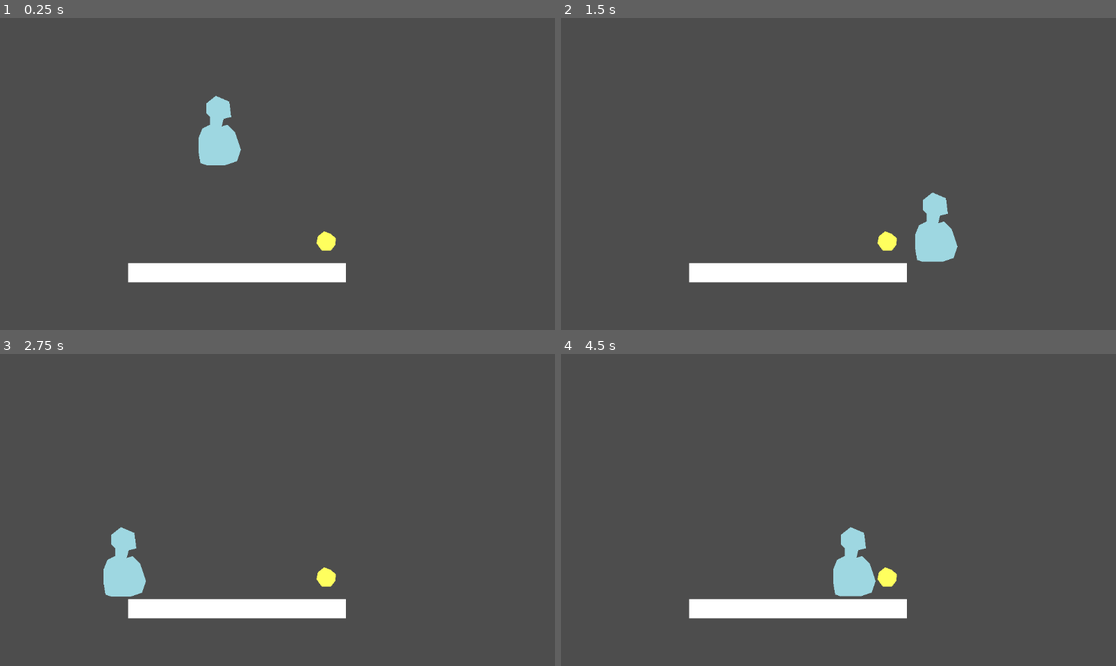
Above: before the commit, frames 1-4 (two rows, left to right).
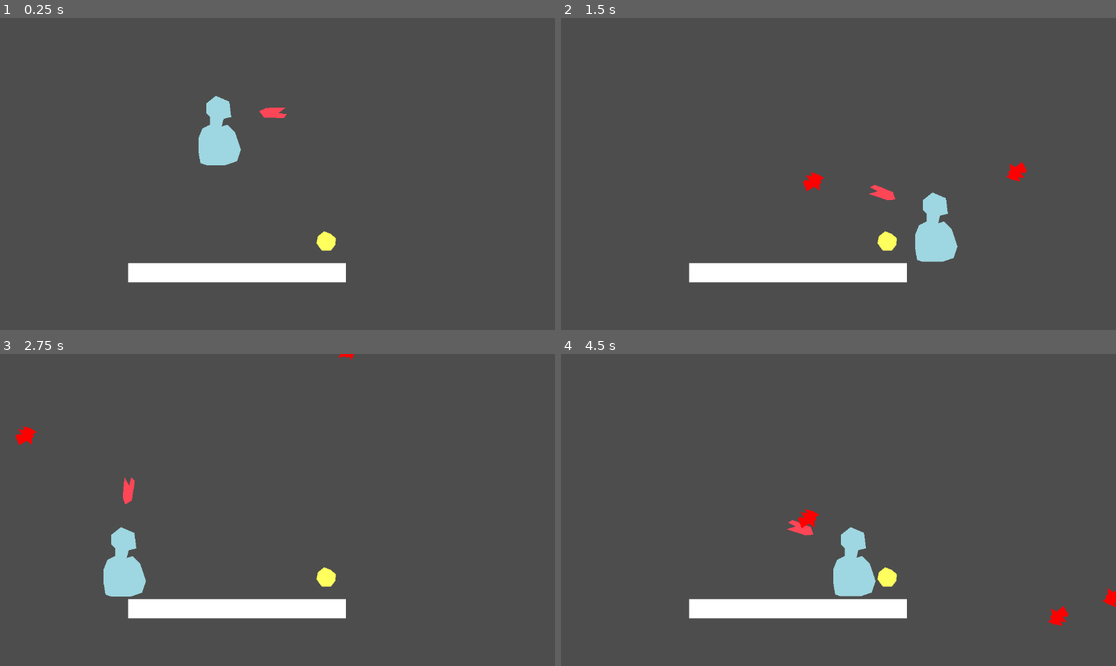
Above: after the commit, the same moments.

Repository: KarlJungtow/Minijam_icecream
Game: Godot game, scene res://scenes/test_level.tscn
Same seed, same stepped clock (60 frames per second), same inputs: the game is played once before the commit and once after it.
Inputs (mouse positions are in pixels of both pictures, inside the frame that each line leads up to):
- Up to frame 1 (0.25 s): no input
- Up to frame 2 (1.5 s): move the mouse to (960, 158) at 0.52 s; press the mouse at (960, 158) at 0.53 s; hold D (move-right) from 0.53 s (still down); tap W (jump) at 0.77 s; move the mouse to (727, 189) at 1.27 s; release the mouse at (727, 189) at 1.28 s; click (727, 189) at 1.35 s
- Up to frame 3 (2.75 s): tap W (jump) at 1.52 s; move the mouse to (333, 441) at 2.02 s; release D (move-right) at 2.03 s; press the mouse at (333, 441) at 2.03 s; hold A (move-left) from 2.03 s (still down)
- Up to frame 4 (4.5 s): move the mouse to (810, 572) at 2.77 s; release A (move-left) at 2.78 s; release the mouse at (810, 572) at 2.78 s; hold D (move-right) 2.78-4.28 s; click (810, 572) at 2.85 s; tap W (jump) at 3.02, 3.77 s; move the mouse to (1005, 556) at 3.52 s; press the mouse at (1005, 556) at 3.53 s; move the mouse to (672, 463) at 4.27 s; release the mouse at (672, 463) at 4.28 s; hold A (move-left) from 4.28 s (still down); click (672, 463) at 4.35 s

The runs differ from the first frame. In frame 1, 0.1% of the frame differs, in the area x 46-52%, y 28-33%; in frame 2, 0.4%; in frame 3, 0.3%; in frame 4, 0.5%, in the area x 40-100%, y 49-88%.

Commit message:
flame-thrower

Diff:
--- a/project.godot
+++ b/project.godot
@@ -47,6 +47,11 @@
 , Object(InputEventKey,"resource_local_to_scene":false,"resource_name":"","device":-1,"window_id":0,"alt_pressed":false,"shift_pressed":false,"ctrl_pressed":false,"meta_pressed":false,"pressed":false,"keycode":0,"physical_keycode":4194320,"key_label":0,"unicode":0,"echo":false,"script":null)
 ]
 }
+click={
+"deadzone": 0.5,
+"events": [Object(InputEventMouseButton,"resource_local_to_scene":false,"resource_name":"","device":-1,"window_id":0,"alt_pressed":false,"shift_pressed":false,"ctrl_pressed":false,"meta_pressed":false,"button_mask":1,"position":Vector2(340, 20),"global_position":Vector2(345, 70),"factor":1.0,"button_index":1,"canceled":false,"pressed":true,"double_click":false,"script":null)
+]
+}
 
 [rendering]
 
--- /dev/null
+++ b/scenes/flame.gd
@@ -0,0 +1,11 @@
+extends Area2D
+
+var speed = 400
+
+func _physics_process(delta):
+	position += Vector2(speed * delta,0).rotated(rotation)
+
+
+func _on_visible_on_screen_notifier_2d_screen_exited():
+	print("End")
+	queue_free()
--- /dev/null
+++ b/scenes/flame.tscn
@@ -0,0 +1,21 @@
+[gd_scene load_steps=3 format=3 uid="uid://dw56be4cd5nt1"]
+
+[ext_resource type="Script" path="res://scenes/flame.gd" id="1_3euuv"]
+
+[sub_resource type="CircleShape2D" id="CircleShape2D_fvjf8"]
+radius = 23.7697
+
+[node name="Flame" type="Area2D"]
+top_level = true
+script = ExtResource("1_3euuv")
+
+[node name="CollisionShape2D" type="CollisionShape2D" parent="."]
+shape = SubResource("CircleShape2D_fvjf8")
+
+[node name="Polygon2D" type="Polygon2D" parent="."]
+color = Color(1, 0, 0, 1)
+polygon = PackedVector2Array(-8, -12, 3, -26, 17, -11, 15, -5, 5, -4, 17, 5, 3, 7, 10, 14, -8, 15, -22, 12, -16, 6, -19, 0, -16, -3, -21, -16)
+
+[node name="VisibleOnScreenNotifier2D" type="VisibleOnScreenNotifier2D" parent="."]
+
+[connection signal="screen_exited" from="VisibleOnScreenNotifier2D" to="." method="_on_visible_on_screen_notifier_2d_screen_exited"]
--- a/scenes/player.gd
+++ b/scenes/player.gd
@@ -4,7 +4,11 @@
 const SPEED = 600.0
 const JUMP_VELOCITY = -400.0
 
+const flame_scene = preload("res://scenes/flame.tscn")
+
 var gravity = ProjectSettings.get_setting("physics/2d/default_gravity")
+
+var using_flamethrower: bool = true
 
 var coyote_time = 0.0
 var late_jump_time = 0.0
@@ -45,6 +49,17 @@
 
 	move_and_slide()
 
+func _input(event):
+	if event is InputEventMouseMotion:
+		if using_flamethrower:
+			$FlameThrowerAnchor.look_at(event.position)
+	if event.is_action_pressed("click"):
+		if using_flamethrower:
+
+			var instance = flame_scene.instantiate()
+			instance.global_position = $FlameThrowerAnchor/PlaceHolderFlameThrower.global_position
+			instance.rotation = $FlameThrowerAnchor.rotation
+			$FlameThrowerAnchor/Flames.add_child(instance)
 
 func _on_player_detection_box_area_entered(area):
 	if get_tree().get_nodes_in_group("CheckPoint").has(area):
--- a/scenes/player.tscn
+++ b/scenes/player.tscn
@@ -25,4 +25,14 @@
 position = Vector2(0, 7)
 shape = SubResource("CapsuleShape2D_lh2sk")
 
+[node name="FlameThrowerAnchor" type="Node2D" parent="."]
+position = Vector2(1, -31)
+
+[node name="PlaceHolderFlameThrower" type="Polygon2D" parent="FlameThrowerAnchor"]
+position = Vector2(131, -2)
+color = Color(1, 0.278431, 0.345098, 1)
+polygon = PackedVector2Array(-31, -11, -46, -4, -36, 9, -26, 9, -10, 10, 5, 10, 12, 2, -6, 0, 10, -12, -28, -11)
+
+[node name="Flames" type="Node2D" parent="FlameThrowerAnchor"]
+
 [connection signal="area_entered" from="PlayerDetectionBox" to="." method="_on_player_detection_box_area_entered"]
